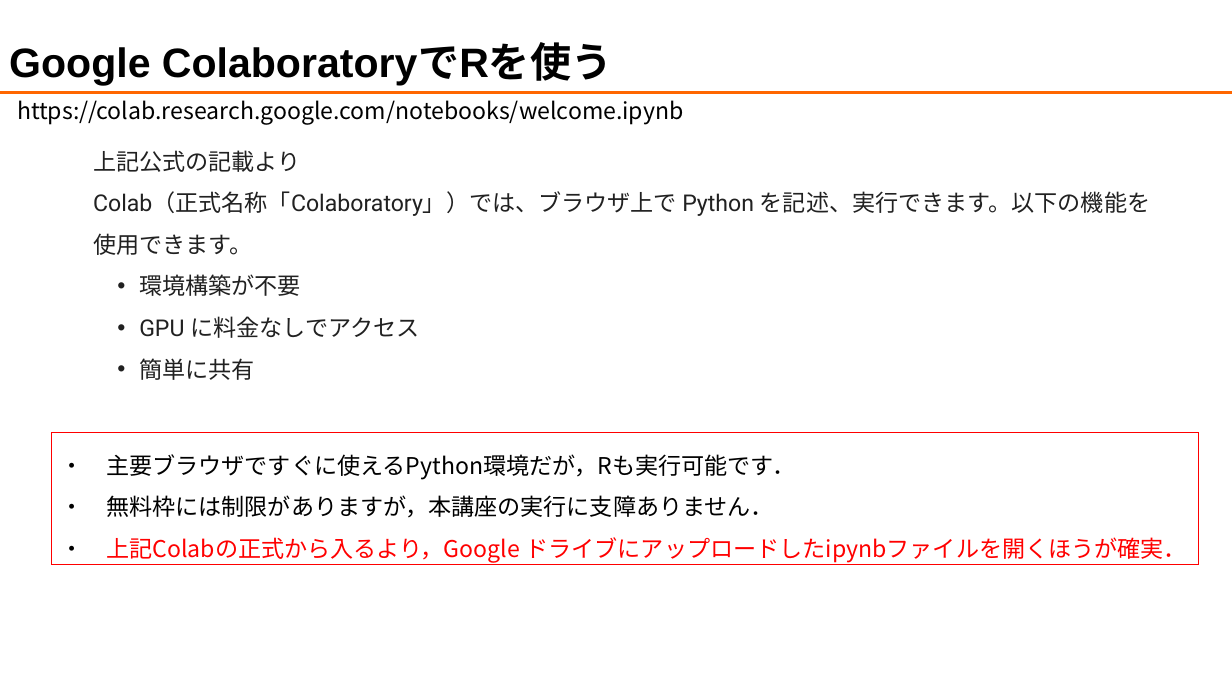
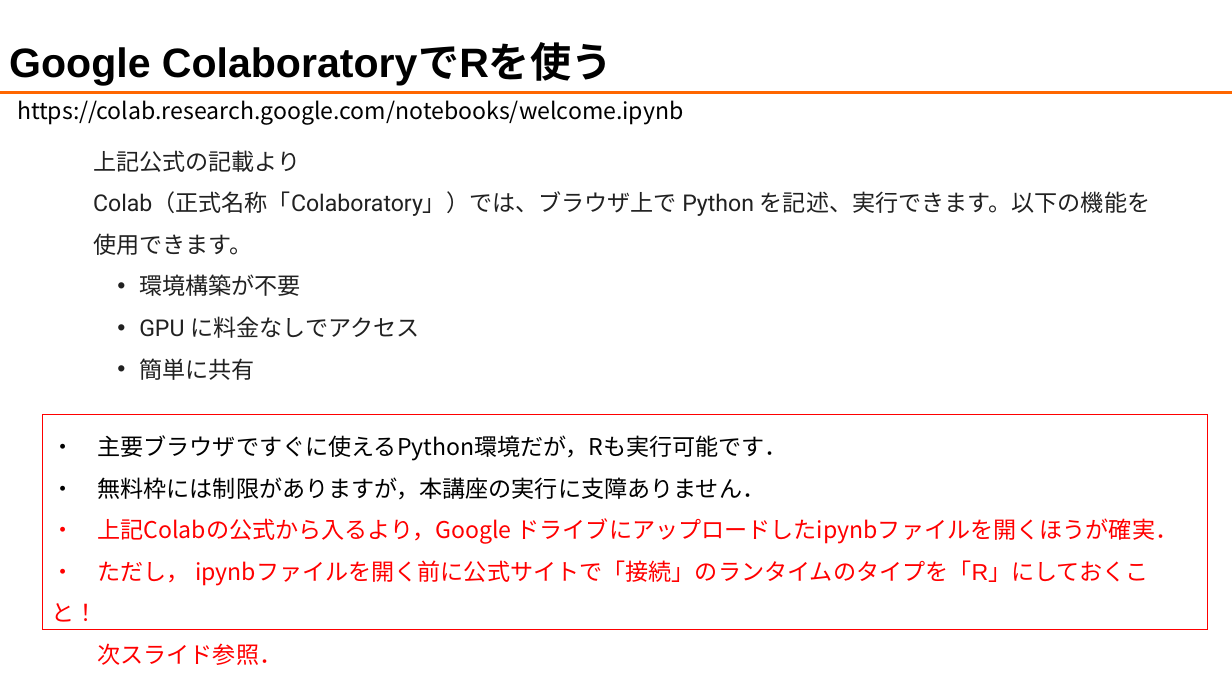
Before and after one commit to tatsuruikeda/databox, a slide deck: slide 1 of R_in_GoogleColab.pptx. Drawn at 1232x693 pixels with LibreOffice and Linux fonts; fonts in the diff are those of the drawing; background and template pictures are left out. Boxes give left, top, right and bottom in pixels: in the first picture for what was removed or moved away, otherwise in the second. Text is boxed around its words. In the diff, an @@ line names an element or a change of style, - is before the commit and + after.

```diff
--- a/R_in_GoogleColab.pptx
+++ b/R_in_GoogleColab.pptx
@@ rectangle "・ 主要ブラウザですぐに使えるPython環境だが，Rも実行可能です．": place and size @@
-rectangle "・ 主要ブラウザですぐに使えるPython環境だが，Rも実行可能です．" at bbox=[51, 433, 1199, 564]
+rectangle "・ 主要ブラウザですぐに使えるPython環境だが，Rも実行可能です．" at bbox=[43, 414, 1208, 629]
@@ text in rectangle at bbox=[51, 518, 1179, 622]: text changed @@
-・ 上記Colabの正式から入るより，Google ドライブにアップロードしたipynbファイルを開くほうが確実．
+・ 上記Colabの公式から入るより，Google ドライブにアップロードしたipynbファイルを開くほうが確実．
+・ ただし， ipynbファイルを開く前に公式サイトで「接続」のランタイムのタイプを「R」にしておくこと！
+次スライド参照．
```
Also in this commit, not shown: 1 other slide changed, 1 other file.
